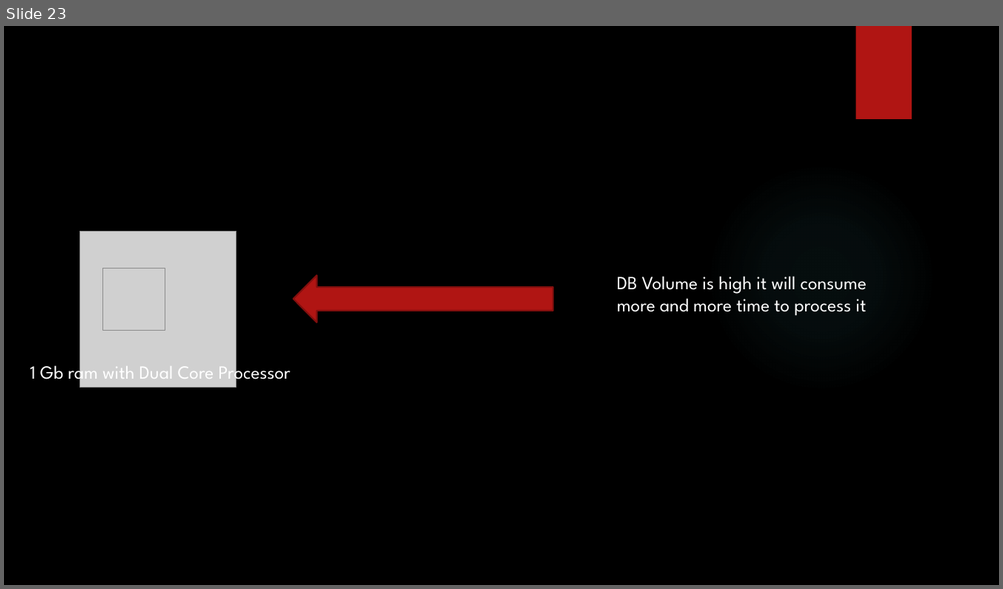
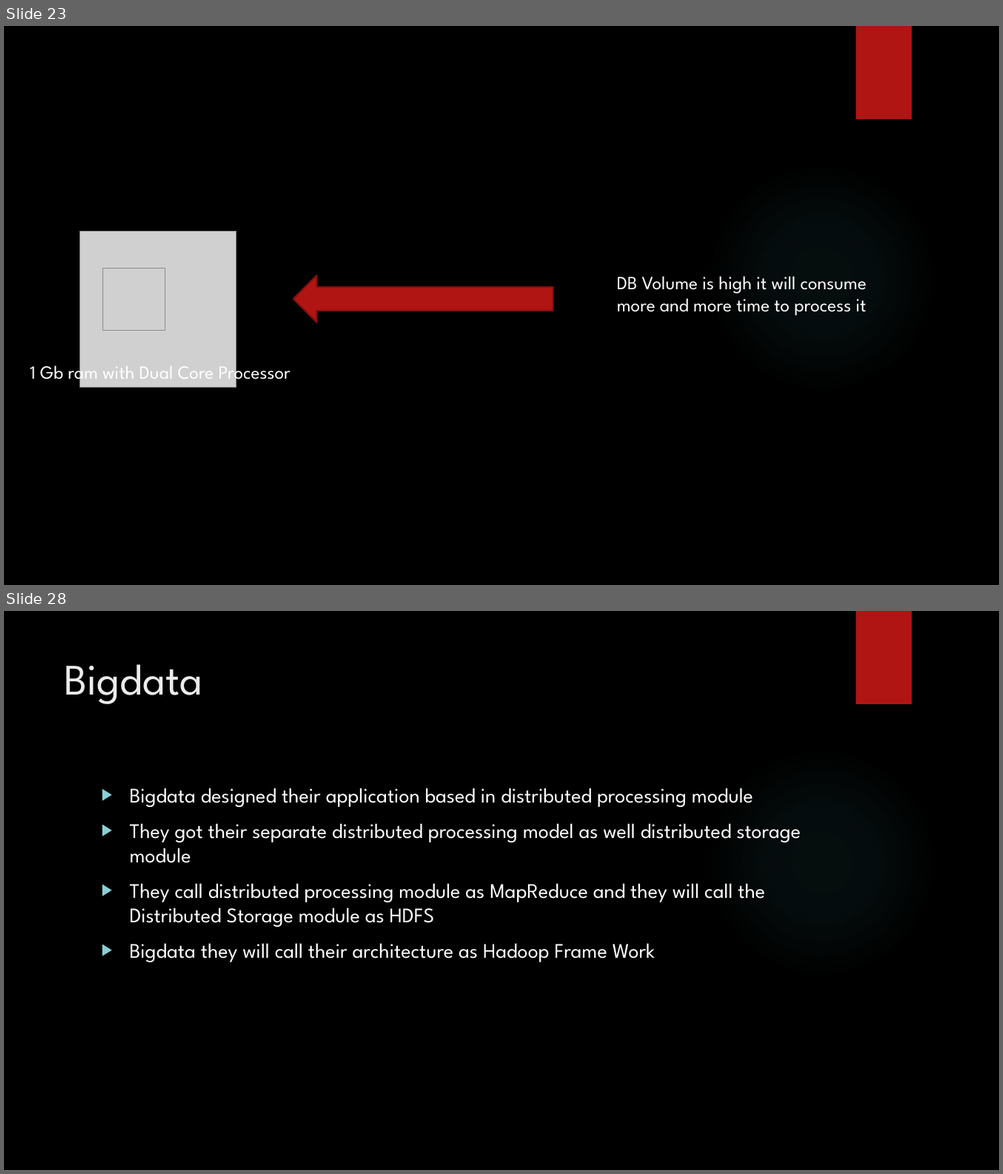
Before and after one commit to karthick1808/hadoopfundamentals, a slide deck: New Microsoft PowerPoint Presentation.pptx. Shown one above the other, each under a label of ours: slide 23 before the commit, slides 23 and 28 after it; the slides between them are not shown. The pictures are 1003x589 and 1003x1174 pixels, drawn with LibreOffice and Linux fonts; fonts in the diff are those of the drawing; grey boxes stand for pictures; background and template pictures are left out. Boxes give left, top, right and bottom in pixels: in the first picture for what was removed or moved away, otherwise in the second. Text is boxed around its words. In the diff, an @@ line names an element or a change of style, - is before the commit and + after.

```diff
--- a/New Microsoft PowerPoint Presentation.pptx
+++ b/New Microsoft PowerPoint Presentation.pptx
@@ slide 28 added at (x1=4, y1=611, x2=999, y2=1170), background picture (left out); not listed: 2 template elements that a slide beside it also shows @@
@@ title added at (x1=64, y1=664, x2=202, y2=704), 42 pt, text #EBEBEB @@
+Bigdata
@@ text added at (x1=130, y1=788, x2=801, y2=963), 20 pt, text #FFFFFF @@
+▶ Bigdata designed their application based in distributed processing module
+▶ They got their separate distributed processing model as well distributed storage module
+▶ They call distributed processing module as MapReduce and they will call the Distributed Storage module as HDFS
+▶ Bigdata they will call their architecture as Hadoop Frame Work
```
Also in this commit, not shown: 1 slide changed, 6 other slides added.
